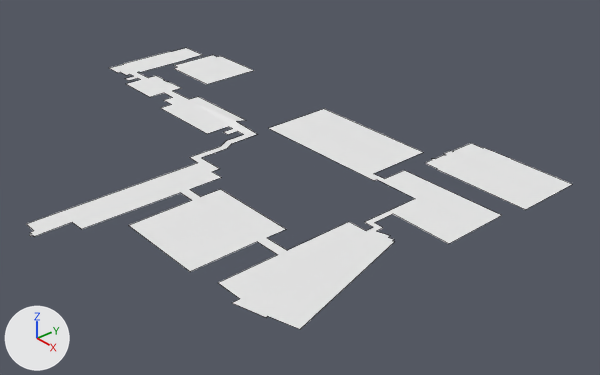
What one commit did to the Blender file proj.ios_mac/Resources/3d/story1.blend.
The view is the same before and after, from a 50 mm lens placed at (1.435, -1.019, 0.827), pointed at (0.172, 0.071, -0.075). The axes (+X, +Y, +Z) are drawn at lower left. The lights are the same throughout. Mesh edges are drawn as thin lines.

The older version as bpy lines, for what is in view:
```python
me_平面_001 = bpy.data.meshes.new('平面.001')
me_平面_001.from_pydata(...)  # 138 vertices, 3 faces; spans x -0.623..0.641, y -0.53..0.424, z 0.0..0.007
me_平面_001.materials.append(mat_マテリアル)  # its picture is missing
# before: 9 (0.097, -0.446, 0.0) at pixel (72, 222), 13 (0.092, -0.525, 0.0) at pixel (32, 235), 17 (0.098, -0.525, 0.0) at pixel (34, 236), 19 (0.133, -0.445, 0.0) at pixel (81, 229), 21 (0.092, -0.53, 0.0) at pixel (30, 236)
ob_平面_001 = bpy.data.objects.new('平面.001', me_平面_001)
ob_平面_001.location = (0.0, 0.0, 0.0)
```
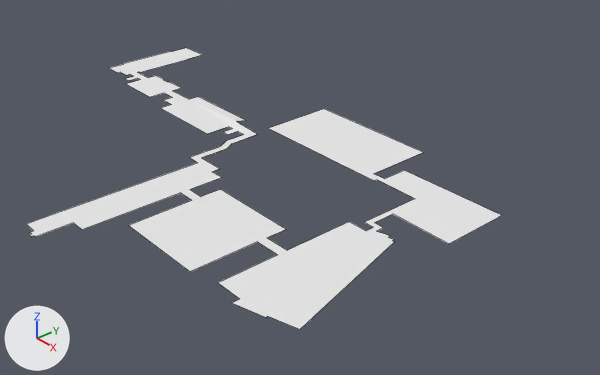
What differs and where, as boxes [x1, y1, x2, y2] in the pictures (600 x 375 px; the box of a moved part takes in the faces that stretch with it):
'平面.001', reshaped (13% narrower): before [27, 48, 572, 329]; after [27, 48, 502, 329]
part 1 of me_平面_001, deleted: before [425, 143, 572, 210]
part 2 of me_平面_001, deleted: before [174, 55, 254, 84]
part 3 of me_平面_001, moved or reshaped: [30, 55, 200, 237] in both

Patch to the scene script:
```diff
--- a/proj.ios_mac/Resources/3d/story1.blend.py
+++ b/proj.ios_mac/Resources/3d/story1.blend.py
@@ me_平面_001 @@
 me_平面_001.from_pydata(...)  # 138 vertices, 3 faces; spans x -0.623..0.641, y -0.53..0.424, z 0.0..0.007
 # used by ob_平面_001; location = (0.0, 0.0, 0.0)
 # verts and faces of me_平面_001; kept vertices keep their numbers, new ones are numbered from 138
+# me_平面_001 part 1: the loose piece of 20 vertices spanning x 0.367..0.641, y 0.258..0.424, z 0.0 is deleted
+# me_平面_001 part 2: the loose piece of 8 vertices spanning x -0.514..-0.331, y 0.172..0.336, z 0.0 is deleted
+# me_平面_001 part 3
+verts[9] = (0.1, -0.446, 0.0)  # moved, pixel (73, 222)
+verts[13] = (0.094, -0.524, 0.0)  # moved, pixel (33, 235)
+verts[17] = (0.1, -0.524, 0.0)  # moved, pixel (35, 236)
+verts[19] = (0.134, -0.445, 0.0)  # moved, pixel (82, 229)
+verts[21] = (0.094, -0.53, 0.0)  # moved, pixel (31, 236)
 me_平面_001.materials.append(mat_マテリアル)
```
